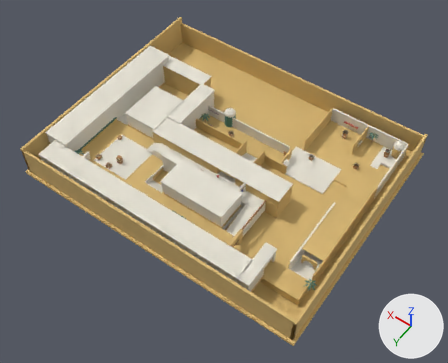
A saved change to the glTF model assets/models/dust_flavor/architecture.glb.
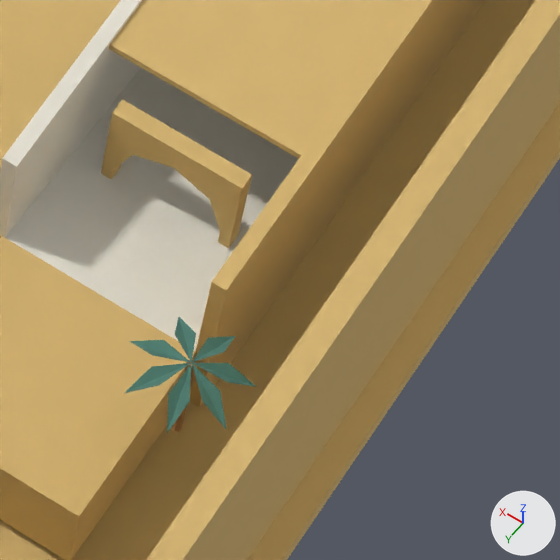
The first picture shows the older version from a 50 mm camera at (-118.3, 102.8, 179.2) aimed at (-34.7, -14.2, -4.7). The close-ups show the older and then the newer version on the part from 65% to 78% of the width and 67% to 84% of the height of that picture. Only the edits that show in the close-ups are written down. The lights are fixed; the arrows at lower right show +X, +Y and +Z.

Names of what the first close-up shows: 'SafetyFoundation', 'WestBoundary', 'floor_tunnel_long_link', 'palm_frond', 'palm_frond.001', 'palm_frond.002', 'palm_frond.003', 'palm_frond.004', 'palm_frond.005', 'palm_frond.006', 'palm_trunk', 'tunnel_ascent', 'tunnel_rib.004', 'tunnel_roof.003', 'tunnel_wall_e', 'tunnel_wall_w'.
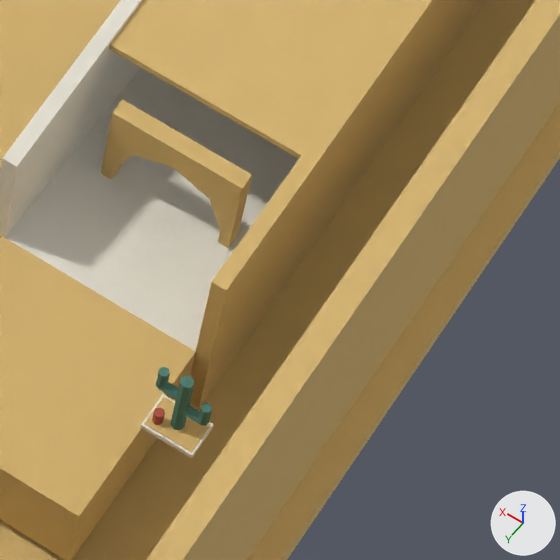
What differs and where, as boxes [x1, y1, x2, y2] in the close-ups (560 x 560 px):
'cactus_0_soil', added: after [145, 397, 210, 452]
'palm_frond.002', deleted (green): before [167, 364, 191, 433]
'palm_frond.003', deleted (green): before [192, 364, 227, 430]
'palm_frond.001', deleted (green): before [125, 363, 190, 393]
'cactus_0_trunk', added (green): after [170, 375, 194, 430]
'palm_frond.004', deleted (green): before [193, 363, 256, 387]
'palm_frond', deleted (green): before [130, 340, 190, 362]
'cactus_0_bed', added: after [141, 394, 214, 458]
'palm_frond.005', deleted (green): before [192, 336, 235, 362]
'palm_frond.006', deleted (green): before [175, 317, 196, 362]
'palm_trunk', deleted: before [172, 360, 196, 432]
'cactus_0_upright_0', added: after [198, 403, 212, 426]
'cactus_0_upright_1', added: after [156, 367, 170, 389]
'cactus_0_pot', added: after [152, 407, 165, 425]
'cactus_0_arm_1', added (mostly hidden): after [159, 382, 178, 400]
'cactus_0_arm_0', added (mostly hidden): after [182, 405, 200, 424]

Edits to the bpy script that builds the scene:
```text
Remove ob_palm_frond:
    ob_palm_frond = bpy.data.objects.new('palm_frond', me_palm_frond)
Remove ob_palm_frond_001:
    ob_palm_frond_001 = bpy.data.objects.new('palm_frond.001', me_palm_frond_001)
Remove ob_palm_frond_002:
    ob_palm_frond_002 = bpy.data.objects.new('palm_frond.002', me_palm_frond_002)
Remove ob_palm_frond_003:
    ob_palm_frond_003 = bpy.data.objects.new('palm_frond.003', me_palm_frond_003)
Remove ob_palm_frond_004:
    ob_palm_frond_004 = bpy.data.objects.new('palm_frond.004', me_palm_frond_004)
Remove ob_palm_frond_005:
    ob_palm_frond_005 = bpy.data.objects.new('palm_frond.005', me_palm_frond_005)
Remove ob_palm_frond_006:
    ob_palm_frond_006 = bpy.data.objects.new('palm_frond.006', me_palm_frond_006)
Remove ob_palm_trunk:
    ob_palm_trunk = bpy.data.objects.new('palm_trunk', me_palm_trunk)
Add ob_cactus_0_upright_1:
    ob_cactus_0_upright_1 = bpy.data.objects.new('cactus_0_upright_1', me_cactus_0_upright_1)  # a 7-sided cylinder along z spanning x -0.195..0.195, y -0.18..0.2, z -0.475..0.475; in mat_green (green #4d7d70)
    ob_cactus_0_upright_1.location = (-84.1, 9.0, 2.61)
Add ob_cactus_0_upright_0:
    ob_cactus_0_upright_0 = bpy.data.objects.new('cactus_0_upright_0', me_cactus_0_upright_1.copy())
    ob_cactus_0_upright_0.location = (-85.9, 9.0, 1.93)
Add ob_cactus_0_trunk:
    ob_cactus_0_trunk = bpy.data.objects.new('cactus_0_trunk', me_cactus_0_trunk)  # a 7-sided cylinder along z spanning x -0.25..0.25, y -0.23..0.26, z -1.55..1.55; in mat_green (green #4d7d70)
    ob_cactus_0_trunk.location = (-85.0, 9.0, 1.79)
Add ob_cactus_0_soil:
    ob_cactus_0_soil = bpy.data.objects.new('cactus_0_soil', me_cactus_0_soil)  # a box spanning x -0.96..0.96, y -0.66..0.66, z -0.02..0.02; in mat_sand (beige #d5b471)
    ob_cactus_0_soil.location = (-85.0, 9.0, 0.22)
Add ob_cactus_0_pot:
    ob_cactus_0_pot = bpy.data.objects.new('cactus_0_pot', me_cactus_0_pot)  # a 7-sided cylinder along z spanning x -0.195..0.195, y -0.18..0.2, z -0.3..0.3; in mat_red (red #b65745)
    ob_cactus_0_pot.location = (-84.35, 9.28, 0.54)
Add ob_cactus_0_bed:
    ob_cactus_0_bed = bpy.data.objects.new('cactus_0_bed', me_cactus_0_bed)  # a box spanning x -1.05..1.05, y -0.75..0.75, z -0.1..0.1; in mat_cream (white #e5e0d2)
    ob_cactus_0_bed.location = (-85.0, 9.0, 0.1)
Add ob_cactus_0_arm_1:
    ob_cactus_0_arm_1 = bpy.data.objects.new('cactus_0_arm_1', me_cactus_0_arm_1)  # a 7-sided cylinder along x spanning x -0.45..0.45, y -0.18..0.2, z -0.195..0.195; in mat_green (green #4d7d70)
    ob_cactus_0_arm_1.location = (-84.55, 9.0, 2.16)
Add ob_cactus_0_arm_0:
    ob_cactus_0_arm_0 = bpy.data.objects.new('cactus_0_arm_0', me_cactus_0_arm_1.copy())
    ob_cactus_0_arm_0.location = (-85.45, 9.0, 1.48)
```
